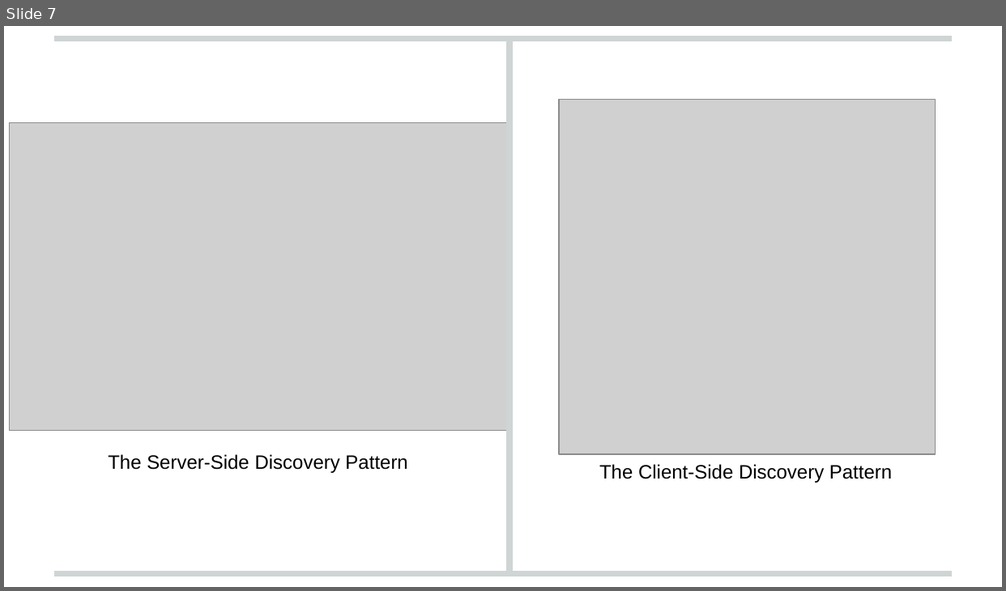
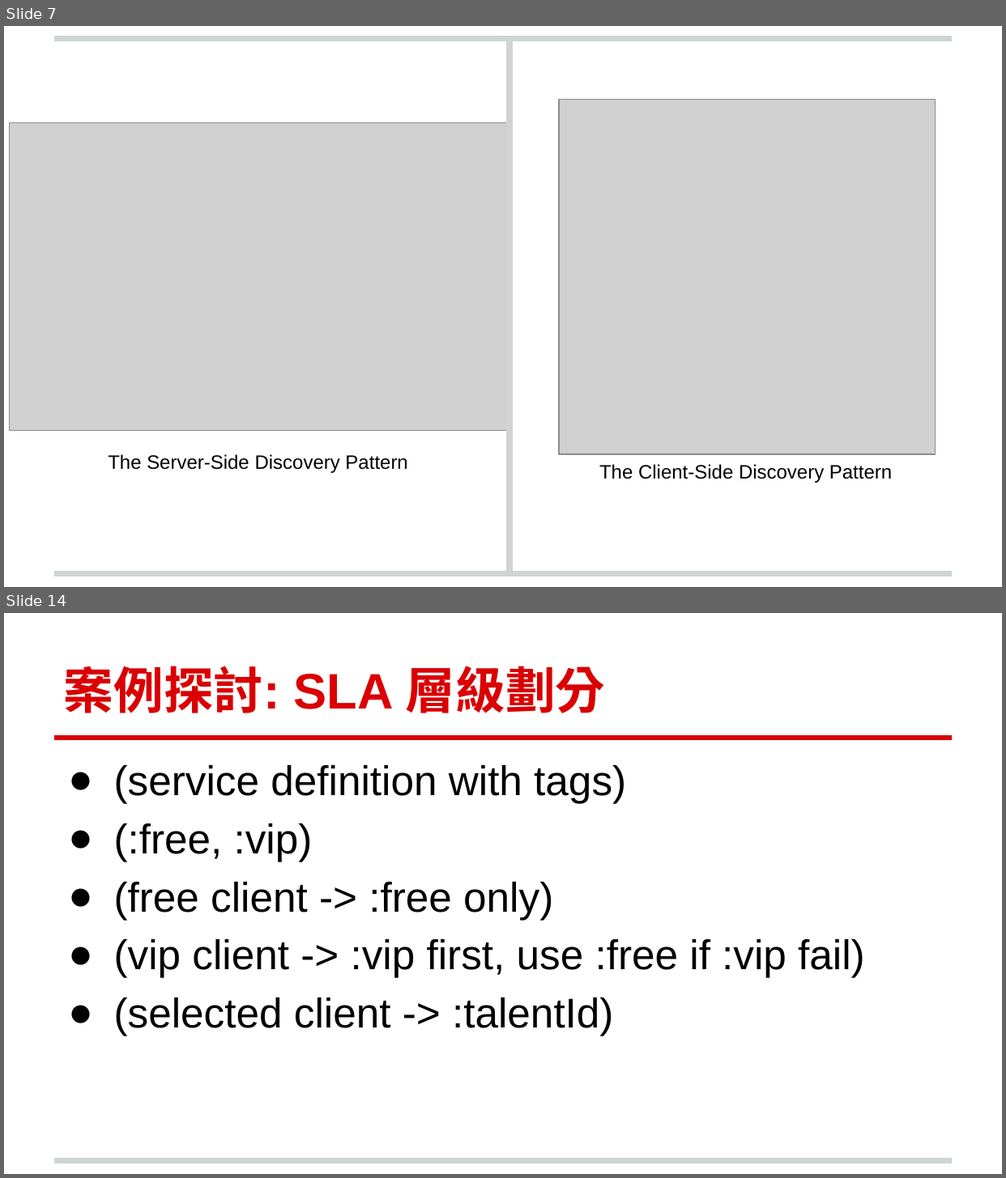
Before and after one commit to andrew0928/Meetup, a slide deck: 20180911.DevOpsDaysTaipei2018/Andrew-ServiceDiscovery (簡報).pptx. Shown one above the other, each under a label of ours: slide 7 before the commit, slides 7 and 14 after it; the slides between them are not shown. The pictures are 1006x591 and 1006x1178 pixels, drawn with LibreOffice and Linux fonts; fonts in the diff are those of the drawing; grey boxes stand for pictures; background and template pictures are left out. Boxes give left, top, right and bottom in pixels: in the first picture for what was removed or moved away, otherwise in the second. Text is boxed around its words. In the diff, an @@ line names an element or a change of style, - is before the commit and + after.

```diff
--- a/20180911.DevOpsDaysTaipei2018/Andrew-ServiceDiscovery (簡報).pptx
+++ b/20180911.DevOpsDaysTaipei2018/Andrew-ServiceDiscovery (簡報).pptx
@@ slide 14 added at (4, 613, 1002, 1174), background #FFFFFF; not listed: 1 template element that a slide beside it also shows @@
@@ title added at (64, 666, 605, 713), 36 pt, text #DA0002, bold @@
+案例探討: SLA 層級劃分
@@ line added from (54, 738) to (952, 738), #DA0002 4 pt @@
@@ text added at (114, 764, 865, 1036), 30 pt, text #000000 @@
+● (service definition with tags)
+● (:free, :vip)
+● (free client -> :free only)
+● (vip client -> :vip first, use :free if :vip fail)
+● (selected client -> :talentId)
```
Also in this commit, not shown: 1 slide changed, 24 other slides added, 1 slide removed.
